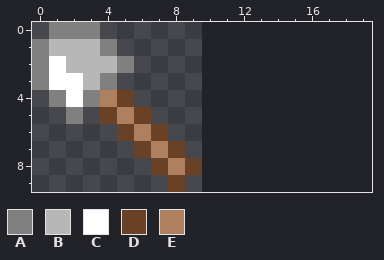
One commit to this pixel-art sprite: Resource/Image/Cursor.png. The picture above was drawn from the file before the commit.
The file is 10x10 pixels. Shown: x 0..19, y 0..9. The old version is drawn lined up with the new one, on the new canvas.
Palette (. is transparent): A #808080  B #b7b7b7  C #ffffff  D #6b4125  E #af8060
After the commit:
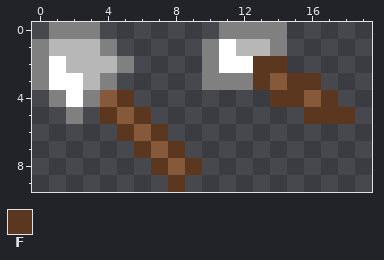
Colours new in this view: F #5b3720
Difference:
{"change": "canvas 10x10 -> 60x10"}
{"colour":"E","old":"#af8060","new":"#87593b"}
{"y":0,"x":11,"old":"....","new":"AAAA"}
{"y":1,"x":10,"old":".....","new":"ACBBA"}
{"y":2,"x":10,"old":".....","new":"ACCFF"}
{"y":3,"x":10,"old":".......","new":"AAAFEFF"}
{"y":4,"x":5,"old":"D","new":"F"}
{"y":4,"x":14,"old":"....","new":"FFEF"}
{"y":5,"x":4,"old":"D","new":"F"}
{"y":5,"x":6,"old":"D","new":"F"}
{"y":5,"x":16,"old":"...","new":"FFF"}
{"y":6,"x":5,"old":"D","new":"F"}
{"y":6,"x":7,"old":"D","new":"F"}
{"y":7,"x":6,"old":"D","new":"F"}
{"y":7,"x":8,"old":"D","new":"F"}
{"y":8,"x":7,"old":"D","new":"F"}
{"y":8,"x":9,"old":"D","new":"F"}
{"y":9,"x":8,"old":"D","new":"F"}
